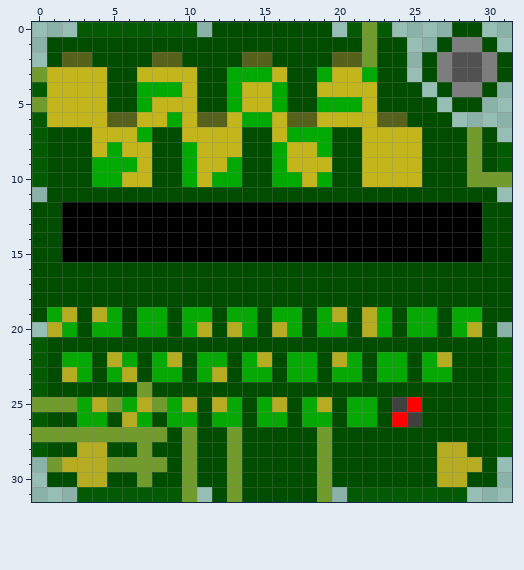
Pixel-art sprite: Icons/Cryptic Cycle.png. Above: the version before the commit.
The file is 32x32 pixels. Colours within 5 levels of each other are drawn and written as one.
After the commit:
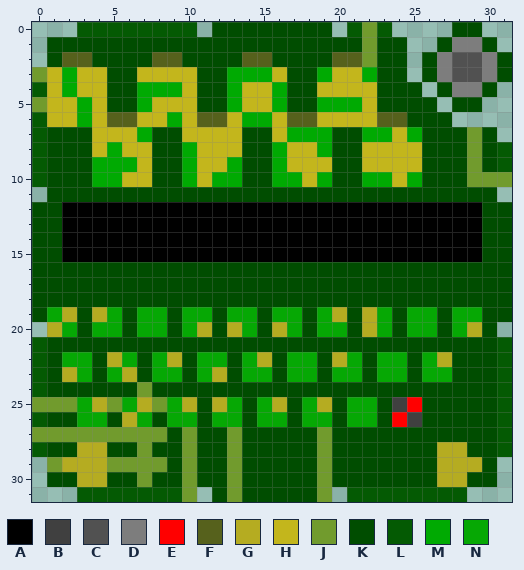
Palette (. is transparent): A #000000  B #404040  C #515151  D #7d7d7d  E #ff0000  F #56611c  G #b5ac21  H #c3b61c  J #719b2d  K #004d00  L #045a03  M #00aa02  N #06a804
The exact change:
{"y":3,"x":2,"old":"H","new":"M"}
{"y":4,"x":2,"old":"H","new":"M"}
{"y":5,"x":3,"old":"H","new":"M"}
{"y":6,"x":3,"old":"H","new":"M"}
{"y":7,"x":22,"old":"HH","new":"MM"}
{"y":7,"x":25,"old":"H","new":"M"}
{"y":10,"x":22,"old":"HH","new":"MM"}
{"y":10,"x":25,"old":"H","new":"M"}
{"label":"changed","picture_box":[62,67,92,127]}
{"label":"changed","picture_box":[362,127,422,187]}
